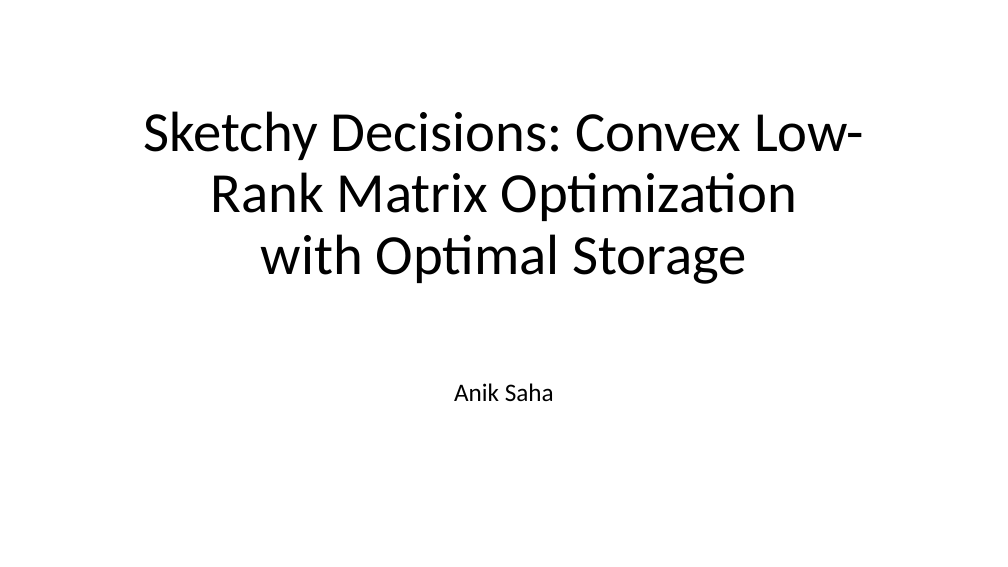
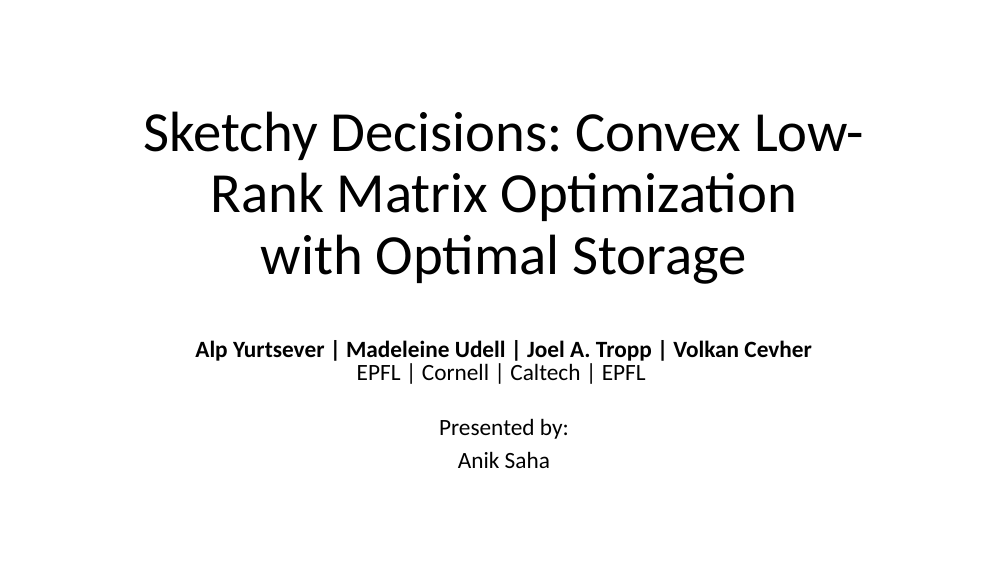
Before and after one commit to aniksh/sketchycgm-python, a slide deck: slide 1 of presentation.pptx. Drawn at 1008x567 pixels with LibreOffice and Linux fonts; fonts in the diff are those of the drawing. Boxes give left, top, right and bottom in pixels: in the first picture for what was removed or moved away, otherwise in the second. Text is boxed around its words. In the diff, an @@ line names an element or a change of style, - is before the commit and + after.

Commit message:
Update slides

```diff
--- a/presentation.pptx
+++ b/presentation.pptx
@@ subtitle at <box>195,340,811,439</box>: paragraphs added @@
+Alp Yurtsever | Madeleine Udell | Joel A. Tropp | Volkan Cevher
+EPFL | Cornell | Caltech | EPFL
+Presented by:
@@ subtitle at <box>458,451,550,468</box>: size 24 to 22.2 pt in "Anik Saha"; line spacing 0.9 to 0.8 @@
```
Also in this commit, not shown: 22 other slides changed, 14 slides added, 2 slides removed.
